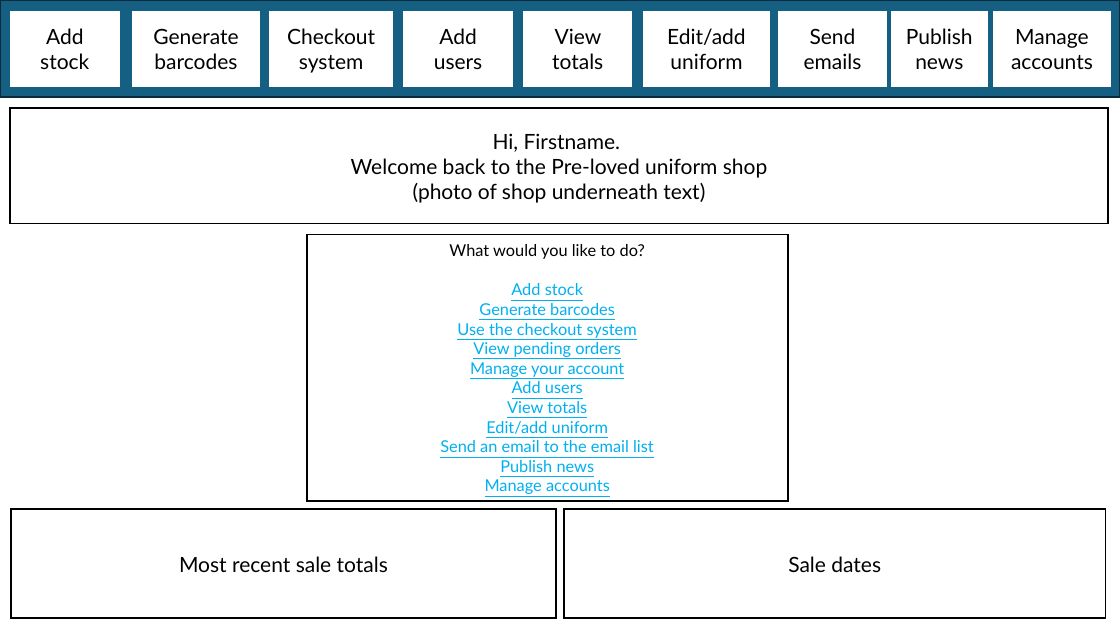
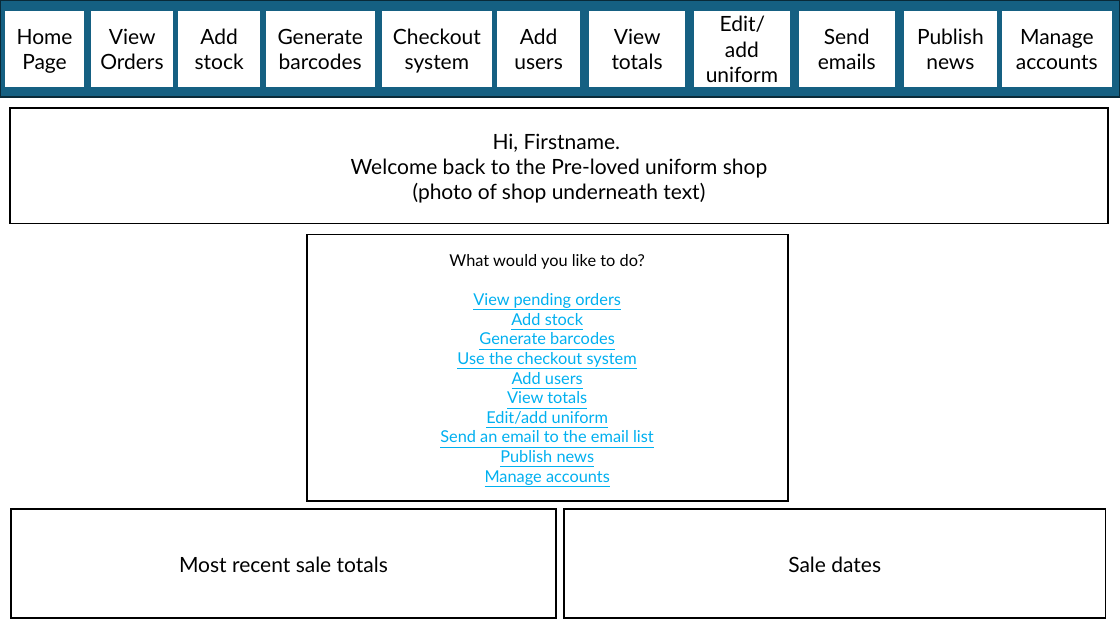
Before and after one commit to programmer647/Coursework, a slide deck: slide 10 of Writeup/Page designs.pptx. Drawn at 1120x630 pixels with LibreOffice and Linux fonts; fonts in the diff are those of the drawing. Boxes give left, top, right and bottom in pixels: in the first picture for what was removed or moved away, otherwise in the second. Text is boxed around its words. In the diff, an @@ line names an element or a change of style, - is before the commit and + after.

Commit message:
home pages

```diff
--- a/Writeup/Page designs.pptx
+++ b/Writeup/Page designs.pptx
@@ rectangle added at (x1=6, y1=12, x2=82, y2=86), fill #FFFFFF, outline #FFFFFF 1.5 pt, 18 pt, text #000000 @@
+Home Page
@@ rectangle added at (x1=92, y1=12, x2=172, y2=86), fill #FFFFFF, outline #FFFFFF 1.5 pt, 18 pt, text #000000 @@
+View Orders
@@ rectangle "Add stock" resized from (x1=11, y1=12, x2=118, y2=86) to (x1=179, y1=12, x2=260, y2=86) @@
@@ rectangle "Generate barcodes" resized from (x1=134, y1=12, x2=259, y2=86) to (x1=266, y1=12, x2=374, y2=86) @@
@@ rectangle "Checkout system" resized from (x1=271, y1=12, x2=392, y2=86) to (x1=383, y1=12, x2=491, y2=86) @@
@@ rectangle "Add users" resized from (x1=404, y1=12, x2=512, y2=86) to (x1=497, y1=12, x2=580, y2=86) @@
@@ rectangle "View totals" resized from (x1=524, y1=12, x2=632, y2=86) to (x1=590, y1=12, x2=685, y2=86) @@
@@ rectangle "Edit/add uniform" resized from (x1=644, y1=12, x2=769, y2=86) to (x1=695, y1=12, x2=790, y2=86) @@
@@ rectangle "Send emails" resized from (x1=779, y1=12, x2=886, y2=86) to (x1=800, y1=12, x2=895, y2=86) @@
@@ rectangle "Publish news" resized from (x1=892, y1=12, x2=987, y2=86) to (x1=906, y1=12, x2=996, y2=86) @@
@@ rectangle "Manage accounts" resized from (x1=995, y1=12, x2=1110, y2=86) to (x1=1003, y1=12, x2=1112, y2=86) @@
@@ text in rectangle at (x1=473, y1=293, x2=621, y2=310): paragraph added @@
+View pending orders
@@ text in rectangle at (x1=470, y1=342, x2=625, y2=377): paragraphs removed @@
-View pending orders
-Manage your account
```
Also in this commit, not shown: 8 other files.
